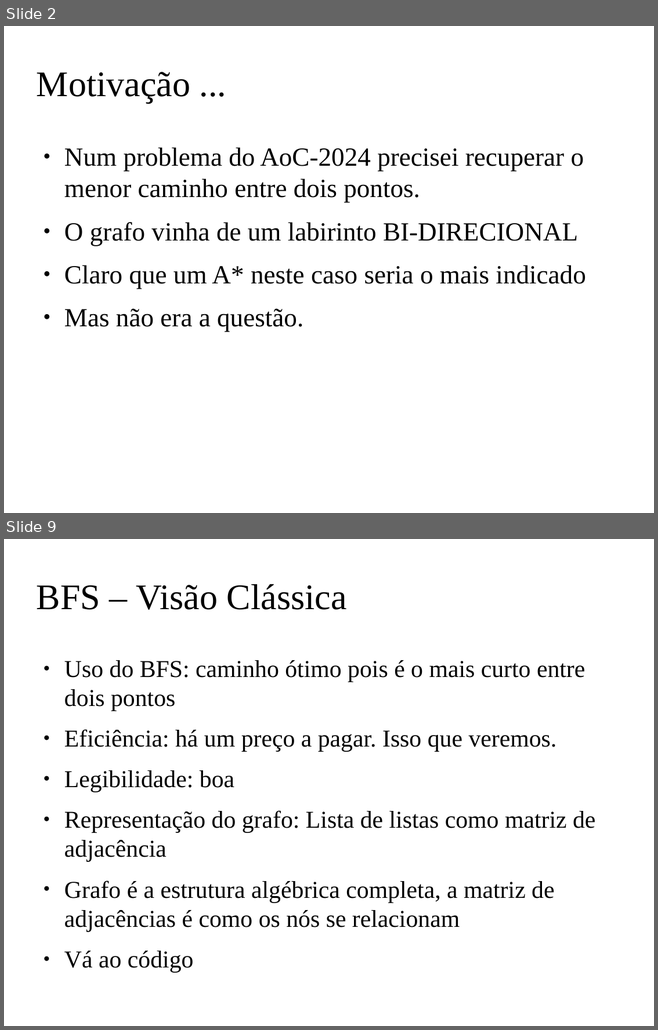
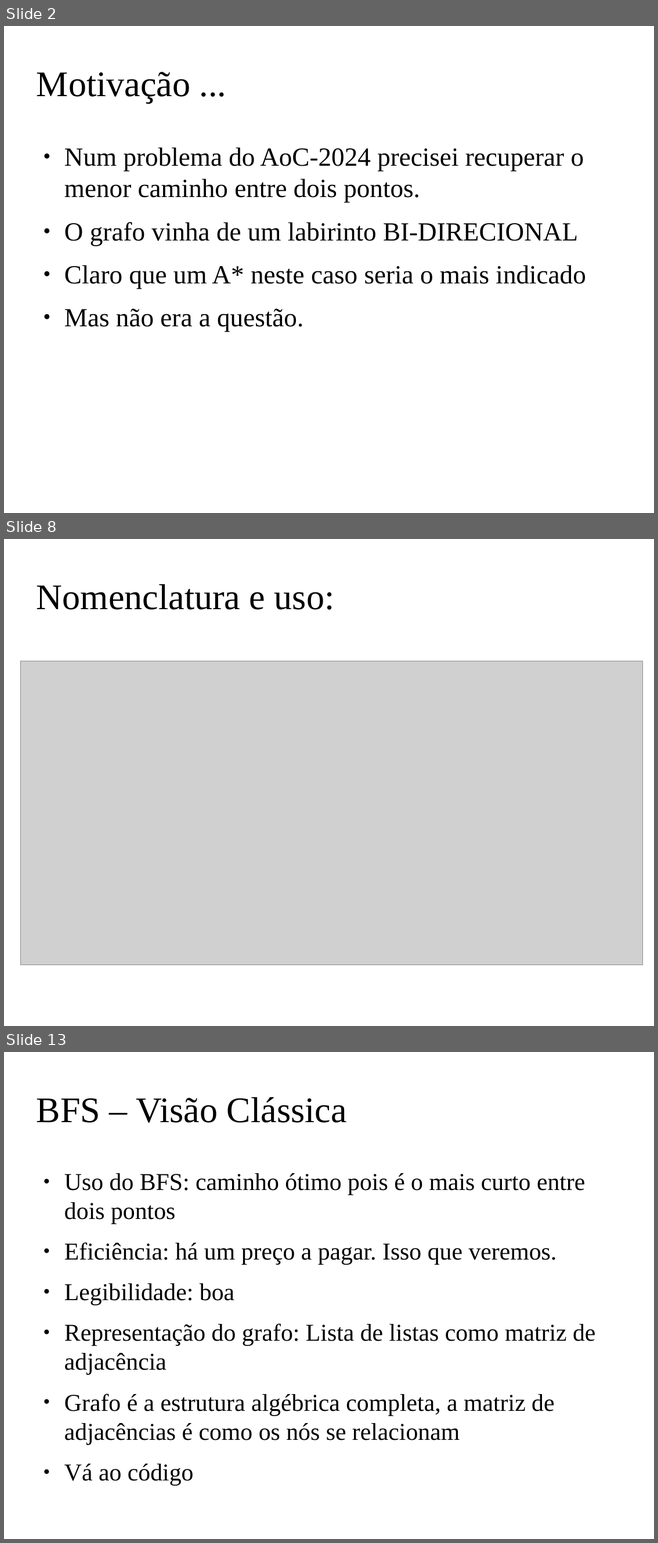
Before and after one commit to claudiosa/CCS, a slide deck: picat/YOUTUBE_BFS_PICAT/slides_bfs.odp. Shown one above the other, each under a label of ours: slides 2 and 9 before the commit, slides 2, 8 and 13 after it; the slides between them are not shown. The pictures are 658x1030 and 658x1543 pixels, drawn with LibreOffice and Linux fonts; fonts in the diff are those of the drawing; grey boxes stand for pictures; background and template pictures are left out. Boxes give left, top, right and bottom in pixels: in the first picture for what was removed or moved away, otherwise in the second. Text is boxed around its words. In the diff, an @@ line names an element or a change of style, - is before the commit and + after.

```diff
--- a/picat/YOUTUBE_BFS_PICAT/slides_bfs.odp
+++ b/picat/YOUTUBE_BFS_PICAT/slides_bfs.odp
@@ slide 8 added at <box>4,539,654,1026</box>, background picture (left out) @@
@@ title added at <box>36,584,334,610</box>, 44 pt, text #000000 @@
+Nomenclatura e uso:
@@ picture added at <box>20,661,643,965</box> @@
@@ what was slide 9 is now slide 13 @@
```
Also in this commit, not shown: 9 slides changed, 4 other slides added, 1 slide removed, 2 other files.
